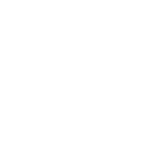
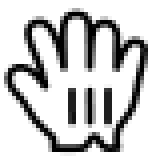
Layered file, before and after one edit (168 × 168). Changes by layer:
added layer "openhand" above "closedhand" over [4,8,148,156]
